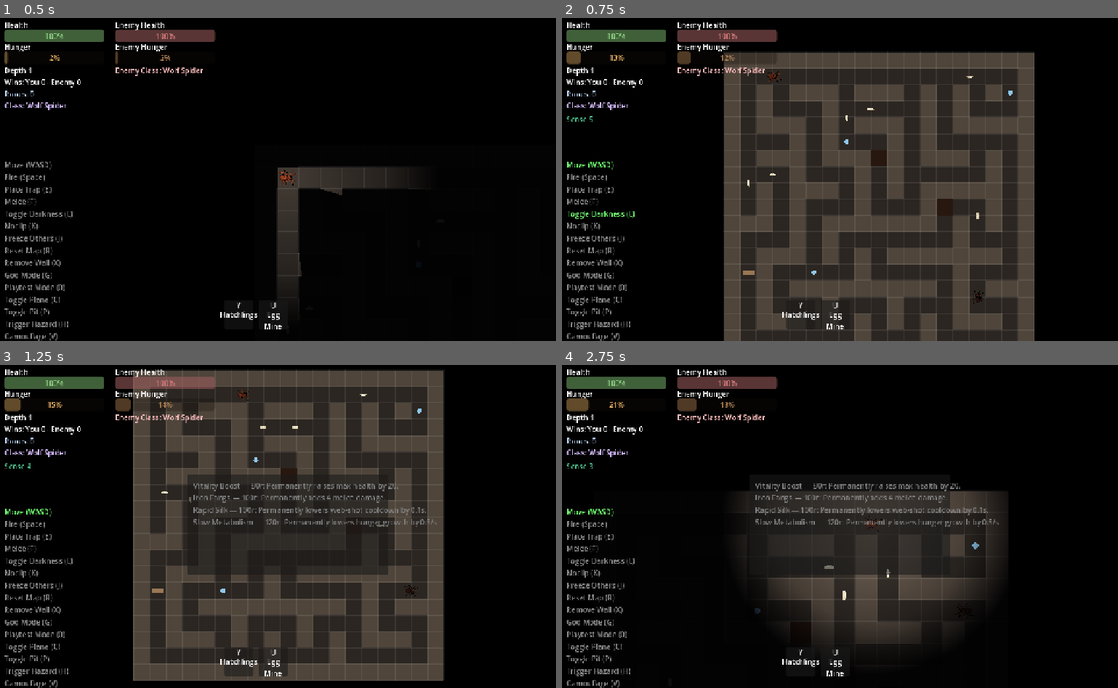
Above: before the commit, frames 1-4 (two rows, left to right).
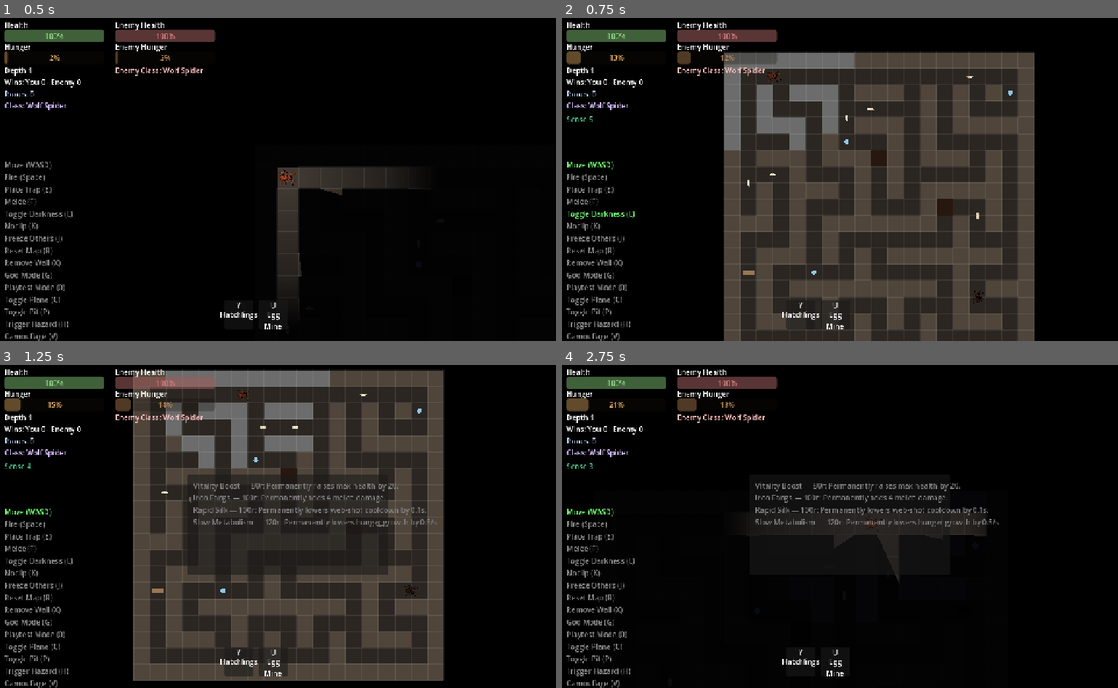
Above: after the commit, the same moments.

Repository: ehix/burrow
Game: Godot game, scene res://world/world.tscn
The game is run twice, just before and just after one commit, with the same random seed, the same clock (stepped at 60 frames per second) and the same inputs.
Inputs (mouse positions are in pixels of both pictures, inside the frame that each line leads up to):
- Up to frame 1 (0.5 s): no input
- Up to frame 2 (0.75 s): tap Enter at 0.5 s; move the mouse to (979, 160) at 0.52 s; hold D (move_right) from 0.53 s (still down); hold L (toggle_darkness) from 0.53 s (still down); tap N (sense) at 0.6 s; click (979, 160) at 0.67 s
- Up to frame 3 (1.25 s): keep holding D (move_right); keep holding L (toggle_darkness); tap 5 (toggle_shop) at 0.77 s
- Up to frame 4 (2.75 s): release D (move_right) at 1.25 s; release L (toggle_darkness) at 1.25 s; drag from (734, 539) to (806, 394) at 1.27 s; move the mouse to (906, 452) at 2.02 s; hold D (move_right) from 2.03 s (still down); hold L (toggle_darkness) from 2.03 s (still down); tap O (blockade) at 2.1 s

Frame 1 is identical in both runs. In frame 2, 3.5% of the frame differs, in the area x 29-53%, y 10-41%; in frame 3, 3.7%; in frame 4, 12%, in the area x 32-80%, y 39-88%.

Commit message:
Sense: radius-limited continuous outline for entities and walls, no more light-through-walls

Diff:
--- a/entities/player/player.gd
+++ b/entities/player/player.gd
@@ -317,19 +317,19 @@
 
 
 ## SenseSkill (and FungusSenseItem) both just apply a timed "sense" tag on
-## this component — this is where that tag actually does something: the
-## Level's wall occluders stop blocking the player's vision light, so nearby
-## structure/critters/hostiles show through a wall within light range (a
-## local x-ray, not a full-map reveal — that's the separate darkness toggle).
+## this component — this is where that tag actually does something: nearby
+## spiders/larvae and wall tiles within SenseSkill.radius get a shared
+## outline/highlight treatment (Level.set_sense_outline()), continuously
+## tracking the player's position while active. No more light-through-walls
+## — that approach read as "illuminating the map" rather than a readable
+## reveal.
 func _on_effect_applied(id: StringName, _magnitude: float, _duration: float) -> void:
 	if id == &"sense" and _level != null:
-		_level.set_sense_active(true)
-		_level.set_sense_outline(true)
+		_level.set_sense_outline(true, _sense.radius)
 
 
 func _on_effect_expired(id: StringName) -> void:
 	if id == &"sense" and _level != null:
-		_level.set_sense_active(false)
 		_level.set_sense_outline(false)
 
 
--- a/entities/skills/sense_skill.gd
+++ b/entities/skills/sense_skill.gd
@@ -9,6 +9,9 @@
 ## Level.apply_darkness).
 
 @export var duration: float = 5.0
+## How far from the player (in pixels) the outline reveal reaches — spiders/
+## larvae and wall tiles beyond this are untouched.
+@export var radius: float = 240.0
 
 
 func _on_activate(source: Node) -> void:
--- a/tests/test_level_sense_and_pits.gd
+++ b/tests/test_level_sense_and_pits.gd
@@ -9,37 +9,69 @@
 	return level
 
 
-func test_set_sense_active_hides_wall_occluders() -> void:
+func test_set_sense_outline_outlines_entities_within_radius() -> void:
 	var level := _make_level()
-	var any_occluder: Node = null
-	for nodes in level._wall_nodes.values():
-		any_occluder = nodes.get("occluder")
-		break
-	assert_not_null(any_occluder, "the freshly-built level should have at least one wall")
+	level.player.global_position = Vector2(100, 100)
+	var player_sprite := level.player.get_node("Sprite") as CanvasItem
 
-	level.set_sense_active(true)
-	assert_false(any_occluder.visible, "wall occluders stop blocking light while sense is active")
+	level.set_sense_outline(true, 50.0)
 
-	level.set_sense_active(false)
-	assert_true(any_occluder.visible, "occluders are restored once sense ends")
+	var player_mat := player_sprite.material as ShaderMaterial
+	assert_not_null(player_mat)
+	assert_true(player_mat.get_shader_parameter("outline_enabled"), "the player is always within its own sense radius")
 
 
-func test_set_sense_outline_toggles_the_shader_on_every_spider_and_larva() -> void:
+func test_set_sense_outline_skips_entities_outside_radius() -> void:
 	var level := _make_level()
-	var player_sprite := level.player.get_node("Sprite") as CanvasItem
+	level.player.global_position = Vector2(0, 0)
+	level.enemy.global_position = Vector2(1000, 1000) # far outside any reasonable radius
 	var enemy_sprite := level.enemy.get_node("Sprite") as CanvasItem
 
-	level.set_sense_outline(true)
-	var player_mat := player_sprite.material as ShaderMaterial
-	var enemy_mat := enemy_sprite.material as ShaderMaterial
-	assert_not_null(player_mat)
-	assert_true(player_mat.get_shader_parameter("outline_enabled"))
-	assert_not_null(enemy_mat)
-	assert_true(enemy_mat.get_shader_parameter("outline_enabled"))
+	level.set_sense_outline(true, 50.0)
+
+	var mat := enemy_sprite.material as ShaderMaterial
+	assert_true(mat == null or not mat.get_shader_parameter("outline_enabled"),
+		"an entity far outside the radius never gets outlined")
+
+
+func test_set_sense_outline_updates_as_the_player_moves_closer() -> void:
+	var level := _make_level()
+	level.player.global_position = Vector2(0, 0)
+	level.enemy.global_position = Vector2(1000, 1000)
+	var enemy_sprite := level.enemy.get_node("Sprite") as CanvasItem
+	level.set_sense_outline(true, 50.0)
+
+	level.player.global_position = Vector2(990, 990) # now within radius of the enemy
+	level._process(0.016)
+
+	var mat := enemy_sprite.material as ShaderMaterial
+	assert_true(mat.get_shader_parameter("outline_enabled"), "entering radius turns the outline on")
+
+
+func test_set_sense_outline_false_clears_everything() -> void:
+	var level := _make_level()
+	level.player.global_position = Vector2(0, 0)
+	var player_sprite := level.player.get_node("Sprite") as CanvasItem
+	level.set_sense_outline(true, 500.0)
+	assert_true((player_sprite.material as ShaderMaterial).get_shader_parameter("outline_enabled"))
 
 	level.set_sense_outline(false)
-	assert_false(player_mat.get_shader_parameter("outline_enabled"))
-	assert_false(enemy_mat.get_shader_parameter("outline_enabled"))
+
+	assert_false((player_sprite.material as ShaderMaterial).get_shader_parameter("outline_enabled"))
+
+
+func test_set_sense_outline_highlights_wall_tiles_within_radius() -> void:
+	var level := _make_level()
+	var wall_tile: Vector2i = level._wall_nodes.keys()[0]
+	var wall_pos := level.centre_of(wall_tile)
+	level.player.global_position = wall_pos # right on top of a wall tile's centre
+
+	level.set_sense_outline(true, 10.0)
+
+	assert_true(level._sense_wall_highlights.has(wall_tile))
+
+	level.set_sense_outline(false)
+	assert_false(level._sense_wall_highlights.has(wall_tile))
 
 
 func test_build_seeds_natural_pits_away_from_both_spawns() -> void:
--- a/world/level.gd
+++ b/world/level.gd
@@ -34,6 +34,14 @@
 ## Fog-of-war ambient when darkness is on. White (no darkening) when off.
 const DARK_MODULATE := Color(0.05, 0.05, 0.07)
 const SENSE_OUTLINE_COLOR := Color(0.75, 0.9, 1.0, 0.9)
+## Translucent fill for a wall tile within Sense's radius (design round 2):
+## walls have no per-tile sprite to shader-outline the way spiders/larvae
+## do (the whole maze is one batched MazeRenderer draw), and using an
+## alpha-edge shader on that renderer would only work while floor tiles
+## stay transparent — future map art will make floor opaque too. This
+## overlay is art-agnostic instead: it only needs "is this tile coordinate
+## a wall within radius", never anything about what's actually drawn there.
+const SENSE_WALL_HIGHLIGHT_COLOR := Color(0.75, 0.9, 1.0, 0.25)
 
 ## Dual-Plane Map Architecture (design §1): the ground floor and the inverted
 ## ceiling floor directly above it. A spider's PlaneComponent tracks which one
@@ -64,6 +72,13 @@
 ## stays visible in sync — mirrors _wall_nodes.
 var _pit_nodes: Dictionary = {}
 var _hazard_director: HazardDirector
+var _sense_active: bool = false
+var _sense_radius: float = 0.0
+## Node currently outlined via Sense -> true, so entry/exit toggles the
+## refcounted OutlineFx on/off exactly once each, not every frame.
+var _sense_outlined: Dictionary = {}
+## Wall tile currently highlighted via Sense -> its highlight node.
+var _sense_wall_highlights: Dictionary = {}
 
 
 func _ready() -> void:
@@ -91,16 +106,18 @@
 	_hazard_director.bind_level(self)
 
 
-## Keep the maze stocked: spawn a larva every interval while under the cap.
+## Keep the maze stocked (larva spawns), and while Sense is active, keep its
+## outline in sync with the player's live position every frame.
 func _process(delta: float) -> void:
 	if maze == null:
 		return
 	_spawn_accum += delta
-	if _spawn_accum < LARVA_SPAWN_INTERVAL:
-		return
-	_spawn_accum = 0.0
-	if get_tree().get_nodes_in_group("larvae").size() < _larva_cap:
-		_spawn_larva_at_random()
+	if _spawn_accum >= LARVA_SPAWN_INTERVAL:
+		_spawn_accum = 0.0
+		if get_tree().get_nodes_in_group("larvae").size() < _larva_cap:
+			_spawn_larva_at_random()
+	if _sense_active:
+		_update_sense_outlines()
 
 
 func get_player() -> Node2D:
@@ -142,30 +159,95 @@
 			light.enabled = on
 
 
-## SenseSkill's x-ray (design §4): while active, every wall occluder stops
-## blocking light — the vision light passes through nearby walls instead of
-## stopping at them, revealing structure/critters/hostiles just beyond one
-## within light range. A local x-ray, not the full-map reveal the darkness
-## dev toggle does. Only affects walls that exist right now; a wall carved
-## open/collapsed mid-effect is unaffected either way (its occluder is
-## freed/spawned fresh, defaulting to normally-visible).
-func set_sense_active(active: bool) -> void:
-	for nodes in _wall_nodes.values():
-		var occ = nodes.get("occluder")
-		if occ != null and is_instance_valid(occ):
-			occ.visible = not active
-
-
-## SenseSkill's outline cue (skill fixes bundle): every living spider/larva
-## gets the shared outline shader while sense is active, alongside the
-## existing wall-occluder x-ray. A blanket effect, not per-entity occlusion —
-## consistent with set_sense_active()'s own blanket wall treatment.
-func set_sense_outline(active: bool) -> void:
+## SenseSkill's outline cue (Hatchlings/VFX/input round): every living
+## spider/larva within `radius` of the player gets the shared outline
+## shader, and nearby wall tiles get a translucent highlight — no more
+## light-through-walls (the old set_sense_active()). Continuous while
+## active: _process() re-syncs every frame as the player moves, so entering/
+## leaving the radius toggles the effect on/off in real time. `radius` is
+## ignored when `active` is false.
+func set_sense_outline(active: bool, radius: float = 0.0) -> void:
+	_sense_active = active
+	_sense_radius = radius
+	if active:
+		_update_sense_outlines()
+		return
+	for node in _sense_outlined.keys():
+		if is_instance_valid(node):
+			var sprite := (node as Node2D).get_node_or_null("Sprite") as CanvasItem
+			if sprite != null:
+				OutlineFx.set_outline(sprite, false, SENSE_OUTLINE_COLOR)
+	_sense_outlined.clear()
+	_clear_sense_wall_highlights()
+
+
+## Re-scans which spiders/larvae and wall tiles are currently within
+## _sense_radius of the player, toggling OutlineFx/highlights only on
+## entry/exit (via the _sense_outlined/_sense_wall_highlights "currently on"
+## sets) rather than redundantly every frame regardless of change.
+func _update_sense_outlines() -> void:
+	if player == null:
+		return
+	var still_in_range: Dictionary = {}
 	for group in ["spiders", "larvae"]:
 		for node in get_tree().get_nodes_in_group(group):
-			var sprite := (node as Node).get_node_or_null("Sprite") as CanvasItem
-			if sprite != null:
-				OutlineFx.set_outline(sprite, active, SENSE_OUTLINE_COLOR)
+			var n2d := node as Node2D
+			if n2d == null or not is_instance_valid(n2d):
+				continue
+			if n2d.global_position.distance_to(player.global_position) > _sense_radius:
+				continue
+			still_in_range[n2d] = true
+			if not _sense_outlined.has(n2d):
+				var sprite := n2d.get_node_or_null("Sprite") as CanvasItem
+				if sprite != null:
+					OutlineFx.set_outline(sprite, true, SENSE_OUTLINE_COLOR)
+					_sense_outlined[n2d] = true
+	for node in _sense_outlined.keys().duplicate():
+		if not still_in_range.has(node):
+			if is_instance_valid(node):
+				var sprite := (node as Node2D).get_node_or_null("Sprite") as CanvasItem
+				if sprite != null:
+					OutlineFx.set_outline(sprite, false, SENSE_OUTLINE_COLOR)
+			_sense_outlined.erase(node)
+	_update_sense_wall_highlights()
+
+
+func _update_sense_wall_highlights() -> void:
+	if player == null:
+		return
+	var still_in_range: Dictionary = {}
+	for tile in _wall_nodes.keys():
+		var centre := _tile_centre(tile.x, tile.y)
+		if centre.distance_to(player.global_position) > _sense_radius:
+			continue
+		still_in_range[tile] = true
+		if not _sense_wall_highlights.has(tile):
+			_sense_wall_highlights[tile] = _spawn_sense_wall_highlight(tile)
+	for tile in _sense_wall_highlights.keys().duplicate():
+		if not still_in_range.has(tile):
+			var highlight = _sense_wall_highlights[tile]
+			if highlight != null and is_instance_valid(highlight):
+				highlight.queue_free()
+			_sense_wall_highlights.erase(tile)
+
+
+func _spawn_sense_wall_highlight(tile: Vector2i) -> Node2D:
+	var half := TILE_SIZE * 0.5
+	var poly := Polygon2D.new()
+	poly.polygon = PackedVector2Array([
+		Vector2(-half, -half), Vector2(half, -half),
+		Vector2(half, half), Vector2(-half, half)])
+	poly.color = SENSE_WALL_HIGHLIGHT_COLOR
+	poly.position = _tile_centre(tile.x, tile.y)
+	add_child(poly)
+	return poly
+
+
+func _clear_sense_wall_highlights() -> void:
+	for highlight in _sense_wall_highlights.values():
+		if highlight != null and is_instance_valid(highlight):
+			highlight.queue_free()
+	_sense_wall_highlights.clear()
 
 
 func _build_collision_and_occluders() -> void:
